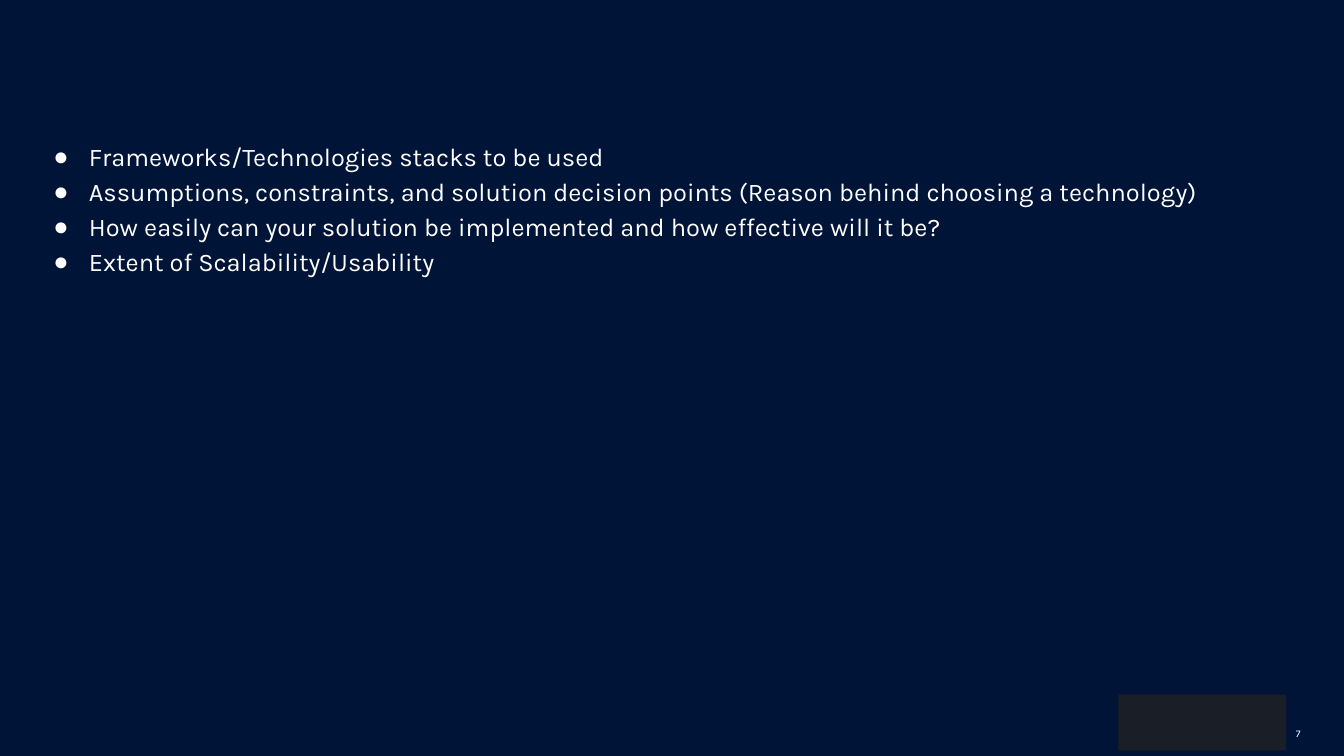
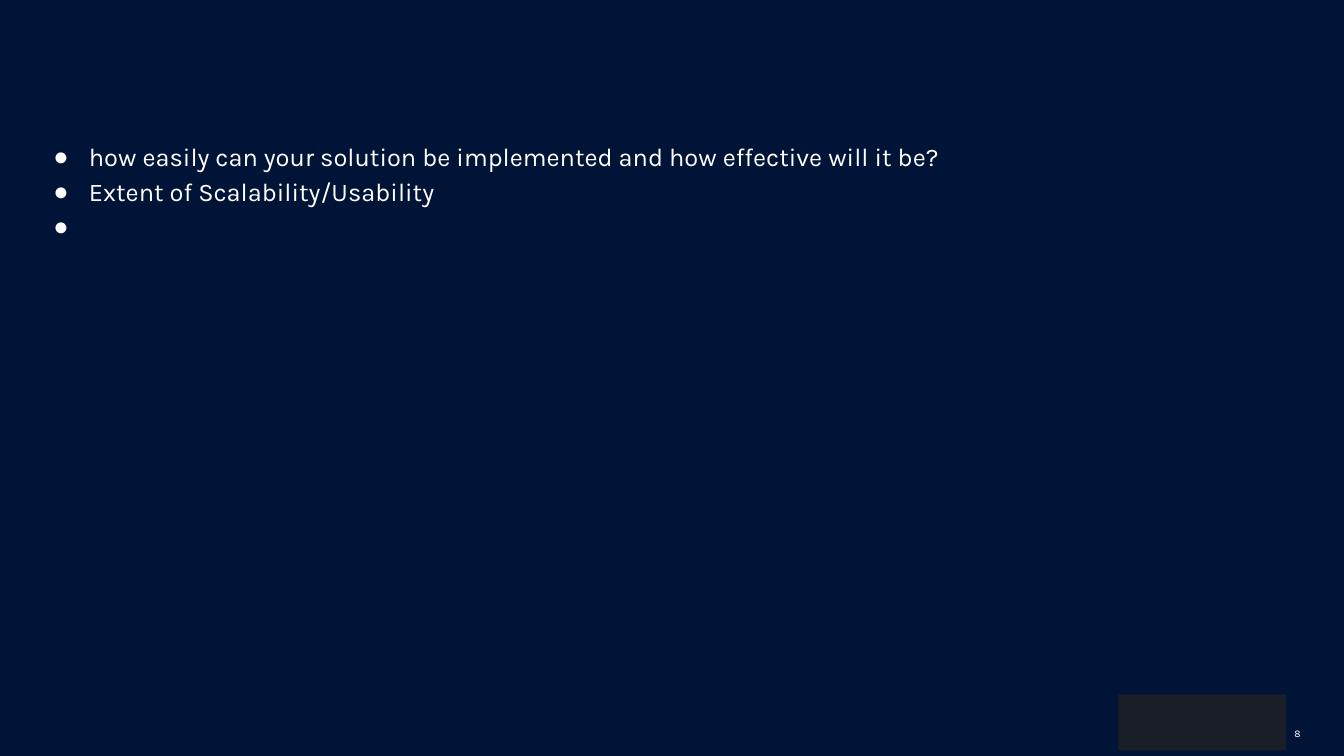
Before and after one commit to Aditya-aot/Hackathon-ION, a slide deck: slide 8 of HackerEarth_Idea_Submission_Template24414bb.pptx (slide 7 before the commit). Drawn at 1344x756 pixels with LibreOffice and Linux fonts; fonts in the diff are those of the drawing; background and template pictures are left out. Boxes give left, top, right and bottom in pixels: in the first picture for what was removed or moved away, otherwise in the second. Text is boxed around its words. In the diff, an @@ line names an element or a change of style, - is before the commit and + after.

```diff
--- a/HackerEarth_Idea_Submission_Template24414bb.pptx
+++ b/HackerEarth_Idea_Submission_Template24414bb.pptx
@@ text at <box>89,148,939,173</box>: text changed @@
-● Frameworks/Technologies stacks to be used
-● Assumptions, constraints, and solution decision points (Reason behind choosing a technology)
-● How easily can your solution be implemented and how effective will it be?
+● how easily can your solution be implemented and how effective will it be?
@@ page number at <box>1294,730,1300,737</box>: text changed @@
-              7
+              8
```
Also in this commit, not shown: 1 slide added.
